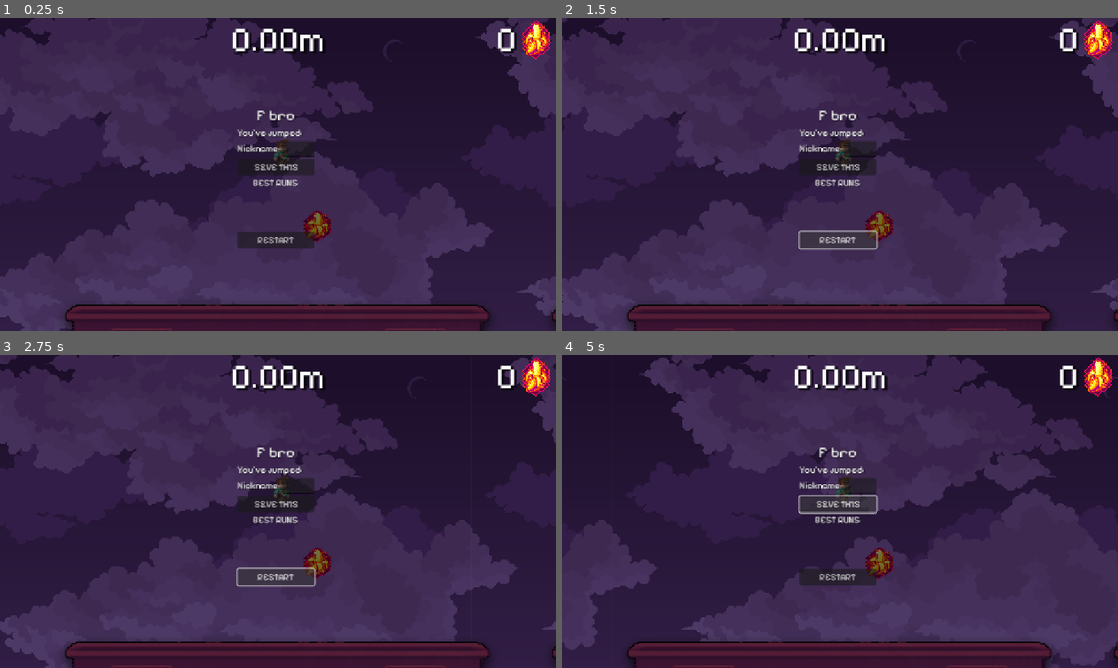
Above: before the commit, frames 1-4 (two rows, left to right).
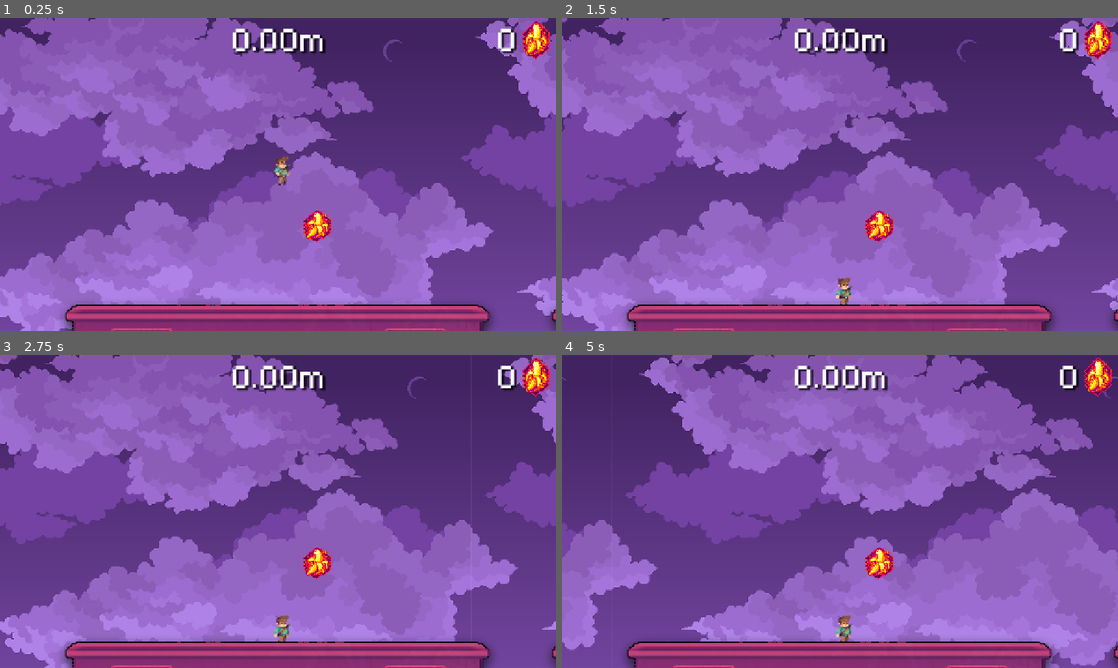
Above: after the commit, the same moments.

Repository: taiiach/BananaExpress
Game: Godot game, scene res://main.tscn
Same seed, same stepped clock (60 frames per second), same inputs: the game is played once before the commit and once after it.
Inputs (mouse positions are in pixels of both pictures, inside the frame that each line leads up to):
- Up to frame 1 (0.25 s): no input
- Up to frame 2 (1.5 s): click (840, 240) at 0.5 s, where only the run before the commit has a clickable "RESTART"; click (840, 240) at 1.25 s, where only the run before the commit has a clickable "RESTART"
- Up to frame 3 (2.75 s): click (278, 577) at 2 s, where only the run before the commit has a clickable "RESTART"
- Up to frame 4 (5 s): click (840, 505) at 2.75 s, where only the run before the commit has a clickable "S&VE TH1S"; click (840, 505) at 3.5 s, where only the run before the commit has a clickable "S&VE TH1S"; click (840, 505) at 4.25 s, where only the run before the commit has a clickable "S&VE TH1S"

The runs differ from the first frame. In frame 1, 99% of the frame differs, in the area x 0-100%, y 0-100%; in frame 2, 99%; in frame 3, 99%; in frame 4, 99%.
Error before the commit: Parse Error: Used space character for indentation instead of tab as used before in the file. (res://ui.gd:69)

Commit message:
fix and add of new sounds

Diff:
--- a/game_over.gd
+++ b/game_over.gd
@@ -32,32 +32,32 @@
 var current_skipped := 0
 
 func _ready():
-        visible = false
-        save_button.pressed.connect(_on_save_pressed)
-        restart_button.pressed.connect(_on_restart_pressed)
+	visible = false
+	save_button.pressed.connect(_on_save_pressed)
+	restart_button.pressed.connect(_on_restart_pressed)
 
-        # Build achievements UI
-        achievements_container = VBoxContainer.new()
-        $ColorRect.add_child(achievements_container)
-        achievements_container.anchor_left = 0
-        achievements_container.anchor_top = 0
-        achievements_container.position = Vector2(870, 230)
+	# Build achievements UI
+	achievements_container = VBoxContainer.new()
+	$ColorRect.add_child(achievements_container)
+	achievements_container.anchor_left = 0
+	achievements_container.anchor_top = 0
+	achievements_container.position = Vector2(870, 230)
 
-        # Label above the achievements
-        var ach_label := Label.new()
-        ach_label.text = "Achievements"
-        achievements_container.add_child(ach_label)
+	# Label above the achievements
+	var ach_label := Label.new()
+	ach_label.text = "      	Achievements"
+	achievements_container.add_child(ach_label)
 
-        for ach in ACHIEVEMENTS:
-                var btn := Button.new()
-                btn.text = ach["label"]
-                btn.disabled = true
-                btn.toggle_mode = true
-                achievements_container.add_child(btn)
-                achievement_buttons.append(btn)
+	for ach in ACHIEVEMENTS:
+		var btn := Button.new()
+		btn.text = ach["label"]
+		btn.disabled = true
+		btn.toggle_mode = true
+		achievements_container.add_child(btn)
+		achievement_buttons.append(btn)
 
-        # Make the name input wider for easier typing
-        line_edit.custom_minimum_size = Vector2(250, 0)
+		# Make the name input wider for easier typing
+		line_edit.custom_minimum_size = Vector2(250, 0)
 
 func show_gameover(distance: float, wagons: int):
 	current_distance = distance
@@ -93,9 +93,9 @@
 			unlocked = Hra.banana_total >= ach.value
 			unlocked = unlocked or (i < Hra.achievements_completed.size() and Hra.achievements_completed[i])
 
-               var btn: Button = achievement_buttons[i]
-               btn.text = ach.label
-               btn.button_pressed = unlocked
+		var btn: Button = achievement_buttons[i]
+		btn.text = ach.label
+		btn.button_pressed = unlocked
 
 func _on_restart_pressed():
 	transition_anim.play("blesk")
--- a/main.tscn
+++ b/main.tscn
@@ -24,6 +24,7 @@
 [ext_resource type="Texture2D" uid="uid://bocdg1b3naupy" path="res://img/char_midair/midair_1.png" id="18_getpj"]
 [ext_resource type="Script" uid="uid://fjkyie7j6hxs" path="res://train.gd" id="20_getpj"]
 [ext_resource type="PackedScene" uid="uid://nqfl0x6pal6f" path="res://Wagon.tscn" id="21_getpj"]
+[ext_resource type="AudioStream" uid="uid://cc075wrrw34r8" path="res://sounds/Bump.ogg" id="23_facbu"]
 [ext_resource type="AudioStream" uid="uid://dxsqook10nm17" path="res://sounds/charging_jump.ogg" id="23_jq2sk"]
 [ext_resource type="AudioStream" uid="uid://tlhswi01gcul" path="res://sounds/cartoon_jump.ogg" id="24_4k2k6"]
 [ext_resource type="Script" uid="uid://c10scfg7bjumk" path="res://game_over.gd" id="25_0odxb"]
@@ -35,6 +36,7 @@
 [ext_resource type="AudioStream" uid="uid://drqvifxds25bj" path="res://sounds/railway.ogg" id="31_seu75"]
 [ext_resource type="PackedScene" uid="uid://c7fy4ba4s1ti8" path="res://Banana.tscn" id="32_ban"]
 [ext_resource type="Texture2D" uid="uid://csnhnjduld8wu" path="res://img/itemy/banana.png" id="33_icon"]
+[ext_resource type="AudioStream" uid="uid://dvxqlxokickh6" path="res://sounds/Powerup.ogg" id="35_b1qrp"]
 
 [sub_resource type="Curve" id="Curve_getpj"]
 _data = [Vector2(0, 0), 0.0, 0.0, 0, 0, Vector2(1, 1), 0.0, 0.0, 0, 0]
@@ -251,6 +253,7 @@
 stream = ExtResource("24_4k2k6")
 
 [node name="BananaSound" type="AudioStreamPlayer" parent="Player"]
+stream = ExtResource("23_facbu")
 
 [node name="Train" type="Node2D" parent="."]
 script = ExtResource("20_getpj")
@@ -385,6 +388,8 @@
 text = "ACHIEVEMENT"
 
 [node name="AchievementSound" type="AudioStreamPlayer" parent="UI"]
+stream = ExtResource("35_b1qrp")
+volume_db = 0.039
 
 [node name="MobileUI" type="CanvasLayer" parent="."]
 
--- a/player.gd
+++ b/player.gd
@@ -123,15 +123,15 @@
 	parallax_active = true
 
 func die():
-        is_dead = true
-        gameover_node.show_gameover(distance_traveled, wagons_skipped)
+	is_dead = true
+	gameover_node.show_gameover(distance_traveled, wagons_skipped)
 
 func register_wagon(id: int):
-        if id != last_wagon_id:
-                wagons_skipped += 1
-                last_wagon_id = id
+	if id != last_wagon_id:
+		wagons_skipped += 1
+		last_wagon_id = id
 
 func collect_banana(amount: int = 1):
-        ui_node.add_banana(amount)
-        if banana_collect_sound:
-                banana_collect_sound.play()
+	ui_node.add_banana(amount)
+	if banana_collect_sound:
+		banana_collect_sound.play()
--- a/ui.gd
+++ b/ui.gd
@@ -67,12 +67,12 @@
 			Hra.mark_achievement(i)
 
 func _show_achievement(text: String):
-        achievement_popup.text = text
-        achievement_popup.show()
-        if achievement_sound:
-                achievement_sound.play()
-        achievement_popup.modulate.a = 0.0
-        var tw = create_tween()
+	achievement_popup.text = text
+	achievement_popup.show()
+	if achievement_sound:
+		achievement_sound.play()
+	achievement_popup.modulate.a = 0.0
+	var tw = create_tween()
 	tw.tween_property(achievement_popup, "modulate:a", 1.0, 0.4)
 	tw.tween_interval(1.2)
 	tw.tween_property(achievement_popup, "modulate:a", 0.0, 0.4)
Not shown: 1 places in main.tscn that only renumber resources
Not shown, added: sounds/Bump.ogg.import
Not shown, added: sounds/Powerup.ogg.import
Not shown, added: sounds/Retro8.ogg.import
Not shown, added: sounds/Suck 1.wav.import
Not shown, added: sounds/Suck 1V2.wav.import
Not shown, added: sounds/Suck 2.wav.import
Not shown, added: sounds/Text 1.wav.import
Not shown, added: sounds/Bump.ogg
Not shown, added: sounds/Powerup.ogg
Not shown, added: sounds/Retro8.ogg
Not shown, added: sounds/Suck 1.wav
(and 3 more such lines)
